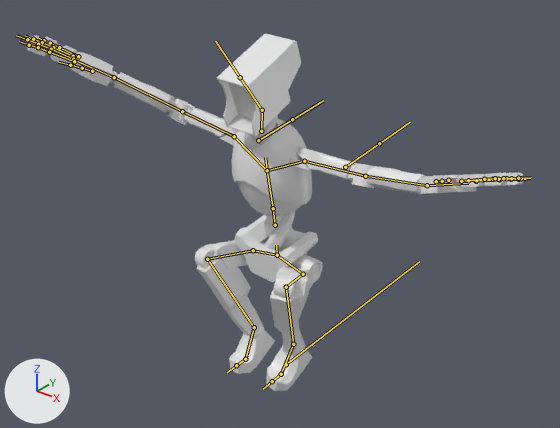
The FBX model Assets/Art Assets/Models/char_Eggbot.fbx as it was, and as the next commit left it.
The view is the same before and after, from a 50 mm camera at (1.66, -2.11, 2.01) aimed at (0.08, -0.14, 0.78). Lighting does not change. The marker at lower left points along +X, +Y and +Z. Both versions are drawn at frame 1 of the action 'Armature|Fall'; the numbers are the values there. The bones that bend it are drawn over the model as lines.

Names of what the first picture shows: 'Character'.
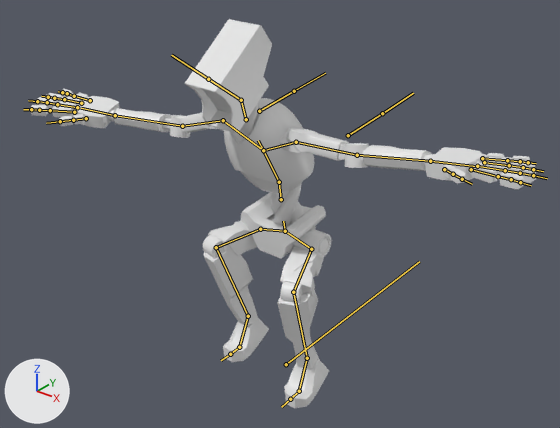
Pixel boxes (x1, y1, x2, y2) of what changed, in the pictures (560 x 428 px):
'Character', posed (9% taller)
    before: (26, 34, 523, 391)
    after: (30, 19, 536, 408)
bone 'Pelvis', root to tip
    before: (277, 255) to (276, 245)
    after: (285, 231) to (283, 221)
bone 'Pelvis.001', root to tip
    before: (275, 225) to (273, 208)
    after: (281, 199) to (279, 182)
bone 'Spine.003', root to tip
    before: (273, 208) to (267, 170)
    after: (279, 182) to (263, 150)
bone 'Spine.004', root to tip
    before: (267, 170) to (265, 157)
    after: (263, 150) to (258, 140)
bone 'Spine.005', root to tip
    before: (261, 131) to (262, 110)
    after: (246, 119) to (241, 100)
bone 'UpperArm.L', root to tip
    before: (304, 161) to (365, 176)
    after: (296, 142) to (357, 155)
bone 'LowerArm.L', root to tip
    before: (365, 176) to (427, 185)
    after: (357, 155) to (430, 161)
bone 'Palm.L', root to tip
    before: (427, 185) to (468, 183)
    after: (430, 161) to (477, 166)
bone 'UpperArm.R', root to tip
    before: (234, 136) to (182, 111)
    after: (223, 120) to (182, 126)
bone 'LowerArm.R', root to tip
    before: (182, 111) to (114, 77)
    after: (182, 126) to (115, 115)
bone 'Palm.R', root to tip
    before: (114, 77) to (75, 60)
    after: (115, 115) to (81, 108)
bone 'UpperLeg.L', root to tip
    before: (303, 274) to (286, 287)
    after: (311, 249) to (293, 292)
bone 'LowerLeg.L', root to tip
    before: (286, 287) to (293, 344)
    after: (293, 292) to (307, 358)
bone 'Foot.L', root to tip
    before: (293, 344) to (281, 374)
    after: (307, 358) to (299, 391)
bone 'UpperLeg.R', root to tip
    before: (253, 250) to (207, 259)
    after: (260, 229) to (216, 247)
bone 'LowerLeg.R', root to tip
    before: (207, 259) to (254, 327)
    after: (216, 247) to (248, 316)
bone 'Foot.R', root to tip
    before: (254, 327) to (245, 359)
    after: (248, 316) to (239, 347)

What the commit changed:
Bone 'Pelvis' (bone_pelvis) moves from (-0.053, -0.247, 0.004) to (-0.02, -0.135, -0.006).
Bone 'Pelvis' (bone_pelvis) turns from (8, -1, -3) to (8, -1, -1) degrees about its own x, y and z.
Bone 'Pelvis.001' (bone_pelvis_001) turns from (0, 0, 1) to (0, 0, 0) degrees about its own x, y and z.
Bone 'Spine.003' (bone_spine_003) turns from (0, 0, 0) to (16, 0, 0) degrees about its own x, y and z.
Bone 'Spine.004' (bone_spine_004) turns from (0, 0, 0) to (5, 0, 0) degrees about its own x, y and z.
Bone 'Spine.005' (bone_spine_005) turns from (14, 1, 0) to (9, 0, 0) degrees about its own x, y and z.
Bone 'UpperArm.L' (bone_upperarm_l) turns from (-7, -32, 14) to (-9, -41, 11) degrees about its own x, y and z.
Bone 'LowerArm.L' (bone_lowerarm_l) turns from (6, 2, -26) to (11, 2, -12) degrees about its own x, y and z.
Bone 'Palm.L' (bone_palm_l) turns from (10, 8, 8) to (-3, 13, 5) degrees about its own x, y and z.
Bone 'UpperArm.R' (bone_upperarm_r) turns from (17, 30, 23) to (-24, 37, -4) degrees about its own x, y and z.
Bone 'LowerArm.R' (bone_lowerarm_r) turns from (7, -2, 28) to (18, -5, 24) degrees about its own x, y and z.
Bone 'Palm.R' (bone_palm_r) turns from (-3, -6, 3) to (3, -24, -2) degrees about its own x, y and z.
Bone 'UpperLeg.L' (bone_upperleg_l) turns from (-114, -19, 3) to (-74, -17, -1) degrees about its own x, y and z.
Bone 'LowerLeg.L' (bone_lowerleg_l) turns from (126, 0, 0) to (84, 0, 0) degrees about its own x, y and z.
Bone 'Foot.L' (bone_foot_l) turns from (12, 9, 15) to (15, 10, 10) degrees about its own x, y and z.
Bone 'UpperLeg.R' (bone_upperleg_r) turns from (-107, 13, -18) to (-93, 13, -4) degrees about its own x, y and z.
Bone 'LowerLeg.R' (bone_lowerleg_r) turns from (119, 0, 0) to (104, 0, 0) degrees about its own x, y and z.
Bone 'Foot.R' (bone_foot_r) turns from (8, -18, 5) to (12, -11, -5) degrees about its own x, y and z.
